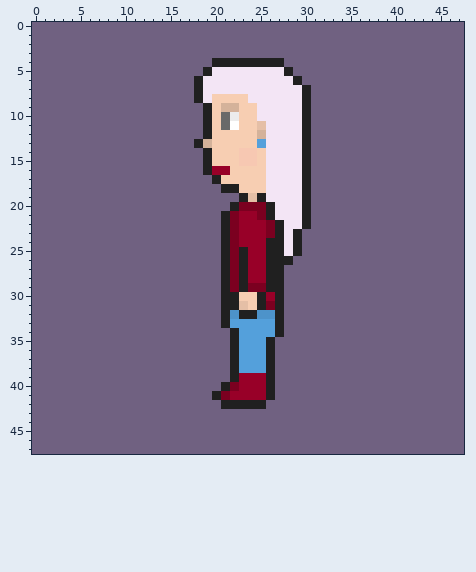
A pixel-art file gets an edit: assets/sprites/characters/complete/keia/iddle/keia01_iddle_l.ase. Above is the file before it was changed.
48x48 pixels, 1 frame.
And afterwards:
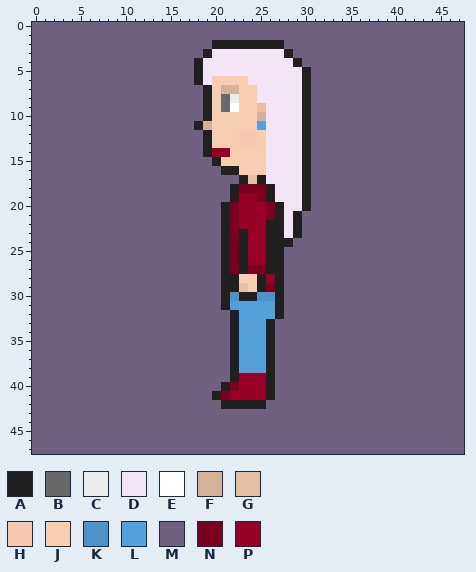
Palette (. is transparent): A #202020  B #696969  C #ececec  D #f3e5f5  E #ffffff  F #d4b29a  G #e5bfa6  H #f7c8b2  J #f7ceb2  K #4d93ca  L #54a0db  M #706181  N #7b0020  P #980028
The author wrote: Adjusted Keia's height on some sprites. Issue #5.
Diff:
y 2: x 20..27 MMMMMMMM -> AAAAAAAA
y 3: x 19..28 MMMMMMMMMM -> ADDDDDDDDA
y 4: x 18..29 MMAAAAAAAAMM -> ADDDDDDDDDDA
y 5: x 18..19 MA -> AD; x 28..30 AMM -> DDA
y 6: x 20..23 DDDD -> JJJJ; x 29..30 AM -> DA
y 7: x 18..24 ADDDDDD -> MAJFFJJ
y 8: x 18..19 AD -> MA; x 21..22 JJ -> BC; x 24 D -> J
y 9: x 21..22 FF -> BE; x 25 D -> G
y 10: x 21..22 BC -> JJ; x 25 D -> F
y 11: x 18..19 MA -> AF; x 21..22 BE -> JJ; x 25 G -> L
y 12: x 23..25 JJF -> HHJ
y 13: x 18..19 AF -> MA; x 23..25 JJL -> HHJ
y 14: x 20..21 JJ -> PP; x 23..24 HH -> JJ
y 15: x 19..20 AJ -> MA; x 23..24 HH -> JJ
y 16: x 19..22 APPJ -> MMAA
y 17: x 20..25 AJJJJJ -> MMMAGA
y 18: x 21 A -> M; x 23..26 JJJD -> NNNA
y 19: x 22..26 MAGAD -> APPNA
y 20: x 21..27 MANNNAD -> ANPPPNA
y 21: x 25..27 NAD -> PNA; x 29..30 DA -> AM
y 22: x 26 N -> A; x 29..30 DA -> AM
y 23: x 23 P -> A; x 26 N -> A
y 24: x 23 P -> A; x 28..29 DA -> AM
y 25: x 28..29 DA -> MM
y 26: x 28 A -> M
y 27: x 24..25 PP -> NN
y 28: x 22..26 NAPPA -> AJJAP
y 29: x 22..26 NANNA -> AGJAN
y 30: x 22..26 AJJAP -> KAAKK
y 31: x 22..26 AGJAN -> LLLLL
y 32: x 21..26 AKAAKK -> MALLLL
y 33: x 21..22 AL -> MA; x 26..27 LA -> AM
y 34: x 26..27 LA -> AM
